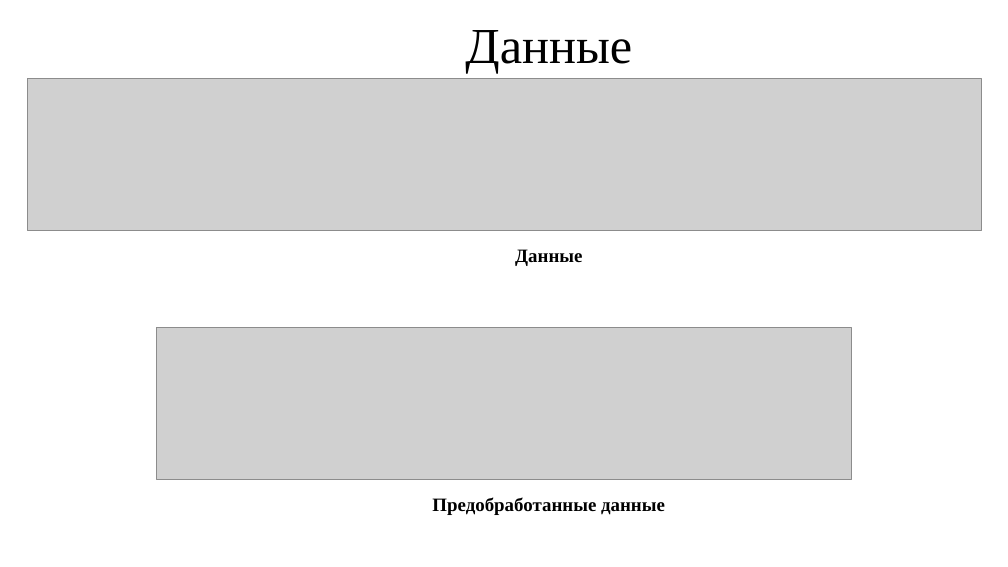
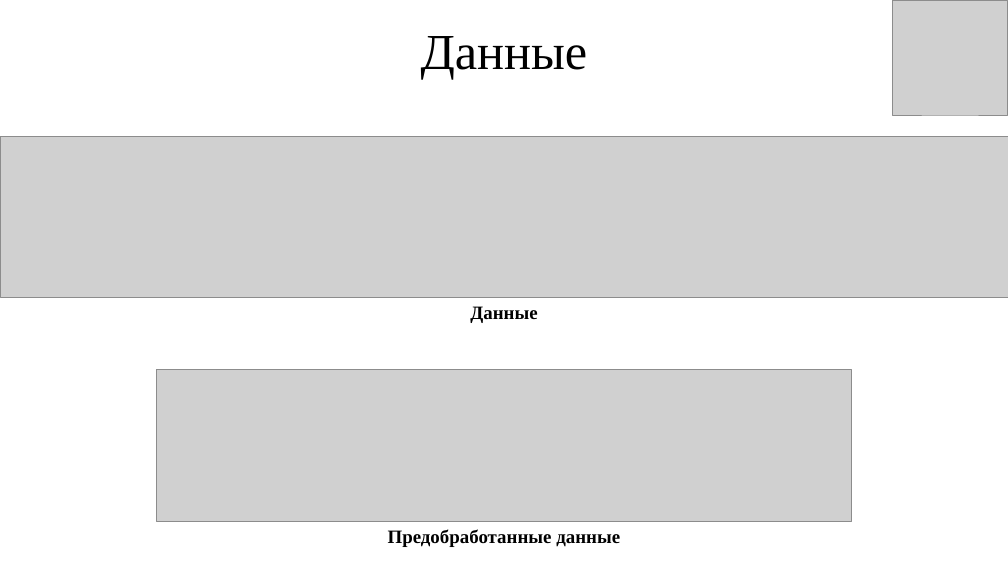
Before and after one commit to Kirill010/RTU-MIREA, a slide deck: slide 7 of 4 курс/Прогнозно-аналитические системы/Курсовая работа/Курсовая_работа_КимКС.pptx. Drawn at 1008x567 pixels with LibreOffice and Linux fonts; fonts in the diff are those of the drawing; grey boxes stand for pictures. Boxes give left, top, right and bottom in pixels: in the first picture for what was removed or moved away, otherwise in the second. Text is boxed around its words. In the diff, an @@ line names an element or a change of style, - is before the commit and + after.

```diff
--- a/4 курс/Прогнозно-аналитические системы/Курсовая работа/Курсовая_работа_КимКС.pptx
+++ b/4 курс/Прогнозно-аналитические системы/Курсовая работа/Курсовая_работа_КимКС.pptx
@@ title "Данные": place and size @@
-title "Данные" at bbox=[465, 30, 632, 74]
+title "Данные" at bbox=[421, 36, 588, 79]
@@ picture added at bbox=[893, 0, 1008, 115] @@
@@ picture: place and size @@
-picture at bbox=[27, 78, 982, 231]
+picture at bbox=[0, 136, 1008, 297]
@@ text "Данные": place and size @@
-text "Данные" at bbox=[515, 249, 582, 266]
+text "Данные" at bbox=[470, 306, 537, 323]
@@ picture: place and size @@
-picture at bbox=[157, 327, 851, 479]
+picture at bbox=[157, 370, 851, 522]
@@ text "Предобработанные данные": place and size @@
-text "Предобработанные данные" at bbox=[432, 497, 665, 515]
+text "Предобработанные данные" at bbox=[388, 529, 620, 547]
```
Also in this commit, not shown: 9 other slides changed, 1 other file.
